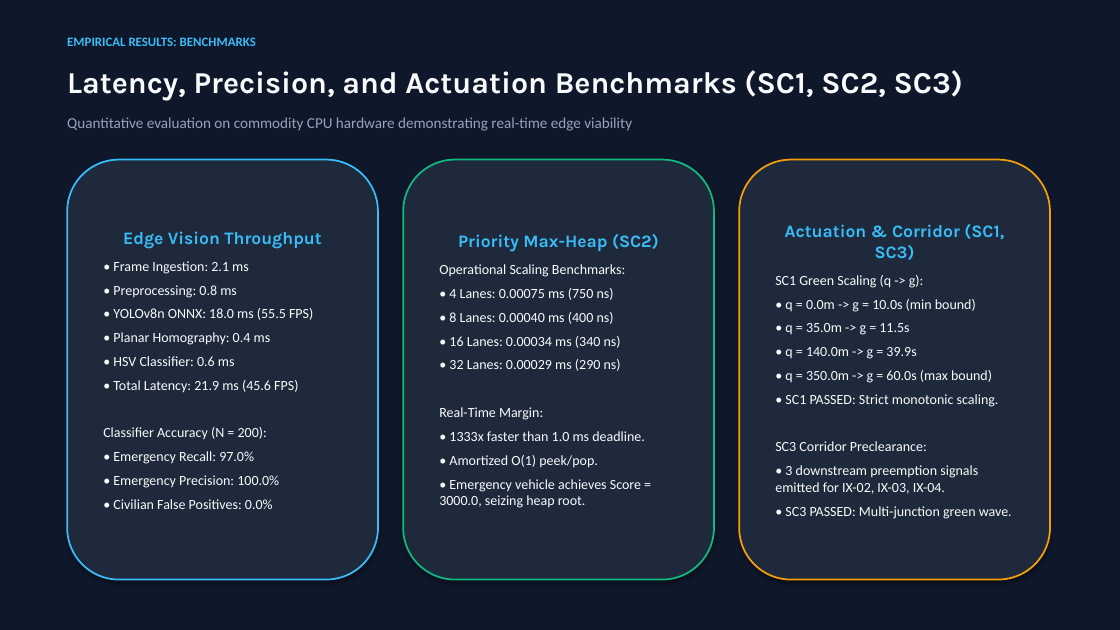
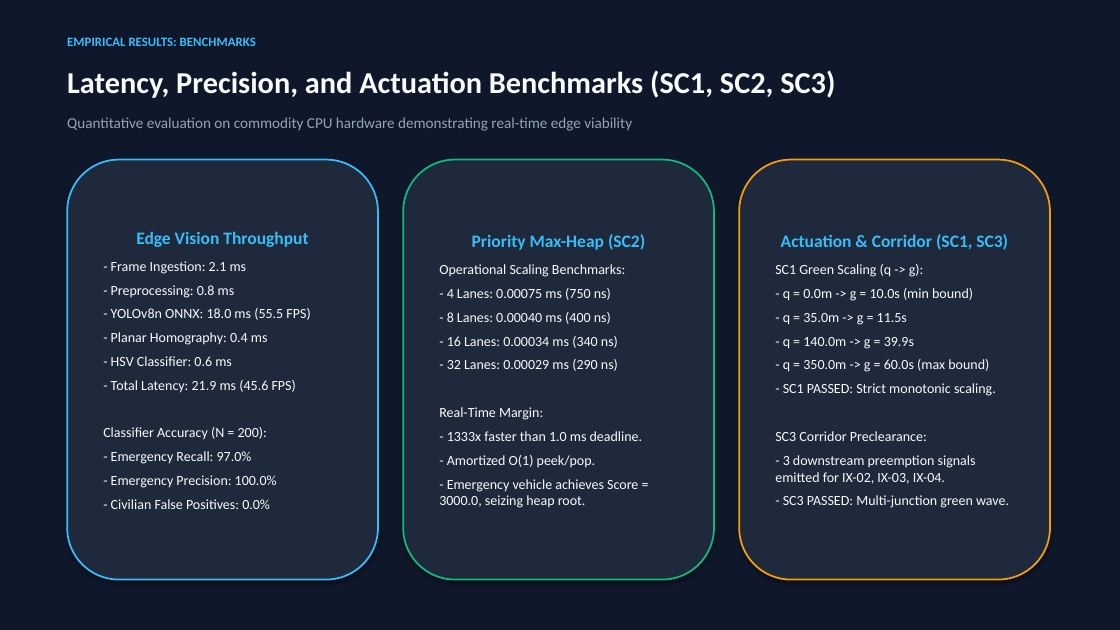
Before and after one commit to Devvaibhavpk/Kinetica, a slide deck: slide 11 of report/Kinetica_Project_Review_Presentation.pptx. Drawn at 1120x630 pixels with LibreOffice and Linux fonts; fonts in the diff are those of the drawing. Boxes give left, top, right and bottom in pixels: in the first picture for what was removed or moved away, otherwise in the second. Text is boxed around its words. In the diff, an @@ line names an element or a change of style, - is before the commit and + after.

```diff
--- a/report/Kinetica_Project_Review_Presentation.pptx
+++ b/report/Kinetica_Project_Review_Presentation.pptx
@@ text "Latency, Precision, and Actuation Benchmarks ..." at [67, 70, 835, 98]: font Karla to Calibri @@
@@ text in rounded rectangle at [136, 231, 308, 247]: font Karla to Calibri in "Edge Vision Throughput" @@
@@ text in rounded rectangle at [472, 234, 645, 250]: font Karla to Calibri in "Priority Max-Heap (SC2)" @@
@@ text in rounded rectangle at [781, 234, 1008, 250]: font Karla to Calibri in "Actuation & Corridor (SC1, SC3)" @@
@@ text in rounded rectangle at [111, 261, 310, 393]: text changed @@
-• Frame Ingestion: 2.1 ms
-• Preprocessing: 0.8 ms
-• YOLOv8n ONNX: 18.0 ms (55.5 FPS)
-• Planar Homography: 0.4 ms
-• HSV Classifier: 0.6 ms
-• Total Latency: 21.9 ms (45.6 FPS)
+- Frame Ingestion: 2.1 ms
+- Preprocessing: 0.8 ms
+- YOLOv8n ONNX: 18.0 ms (55.5 FPS)
+- Planar Homography: 0.4 ms
+- HSV Classifier: 0.6 ms
+- Total Latency: 21.9 ms (45.6 FPS)
@@ text in rounded rectangle at [447, 288, 618, 371]: text changed @@
-• 4 Lanes: 0.00075 ms (750 ns)
-• 8 Lanes: 0.00040 ms (400 ns)
-• 16 Lanes: 0.00034 ms (340 ns)
-• 32 Lanes: 0.00029 ms (290 ns)
+- 4 Lanes: 0.00075 ms (750 ns)
+- 8 Lanes: 0.00040 ms (400 ns)
+- 16 Lanes: 0.00034 ms (340 ns)
+- 32 Lanes: 0.00029 ms (290 ns)
@@ text in rounded rectangle at [783, 288, 996, 396]: text changed @@
-• q = 0.0m -> g = 10.0s (min bound)
-• q = 35.0m -> g = 11.5s
-• q = 140.0m -> g = 39.9s
-• q = 350.0m -> g = 60.0s (max bound)
-• SC1 PASSED: Strict monotonic scaling.
+- q = 0.0m -> g = 10.0s (min bound)
+- q = 35.0m -> g = 11.5s
+- q = 140.0m -> g = 39.9s
+- q = 350.0m -> g = 60.0s (max bound)
+- SC1 PASSED: Strict monotonic scaling.
@@ text in rounded rectangle at [439, 431, 643, 508]: text changed @@
-• 1333x faster than 1.0 ms deadline.
-• Amortized O(1) peek/pop.
-• Emergency vehicle achieves Score = 3000.0, seizing heap root.
+- 1333x faster than 1.0 ms deadline.
+- Amortized O(1) peek/pop.
+- Emergency vehicle achieves Score = 3000.0, seizing heap root.
@@ text in rounded rectangle at [111, 451, 277, 509]: text changed @@
-• Emergency Recall: 97.0%
-• Emergency Precision: 100.0%
-• Civilian False Positives: 0.0%
+- Emergency Recall: 97.0%
+- Emergency Precision: 100.0%
+- Civilian False Positives: 0.0%
@@ text in rounded rectangle at [775, 455, 1009, 508]: text changed @@
-• 3 downstream preemption signals emitted for IX-02, IX-03, IX-04.
-• SC3 PASSED: Multi-junction green wave.
+- 3 downstream preemption signals emitted for IX-02, IX-03, IX-04.
+- SC3 PASSED: Multi-junction green wave.
```
Also in this commit, not shown: 14 other slides changed, 42 other files.
